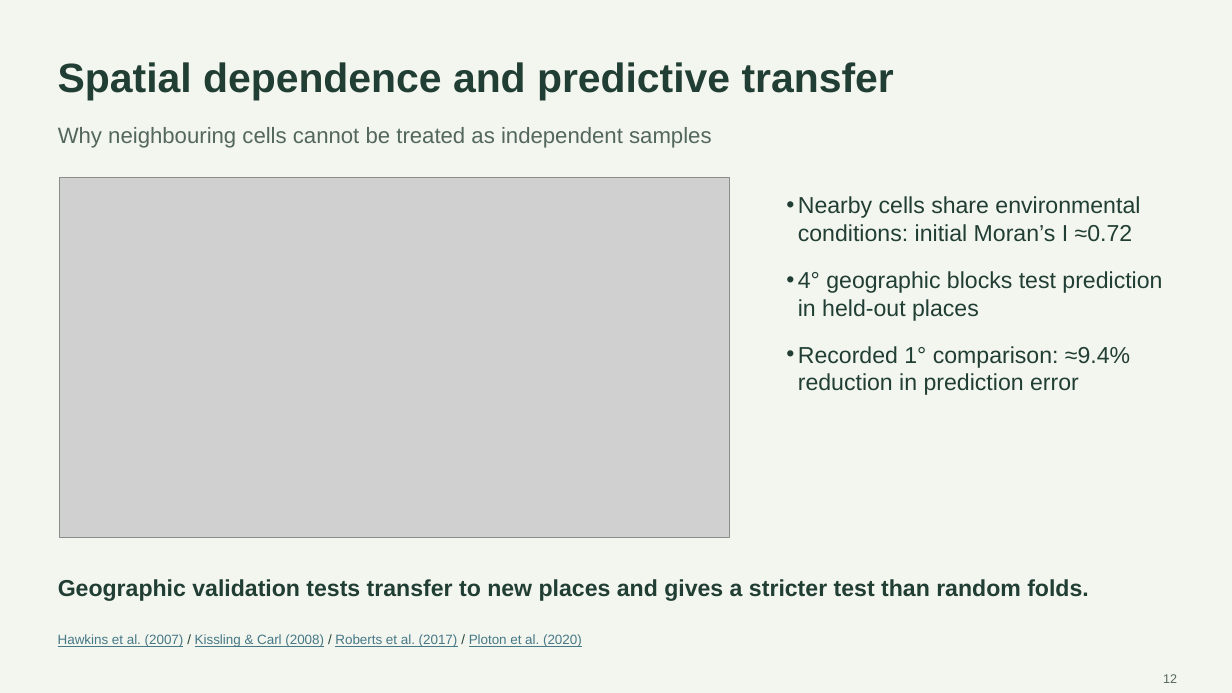
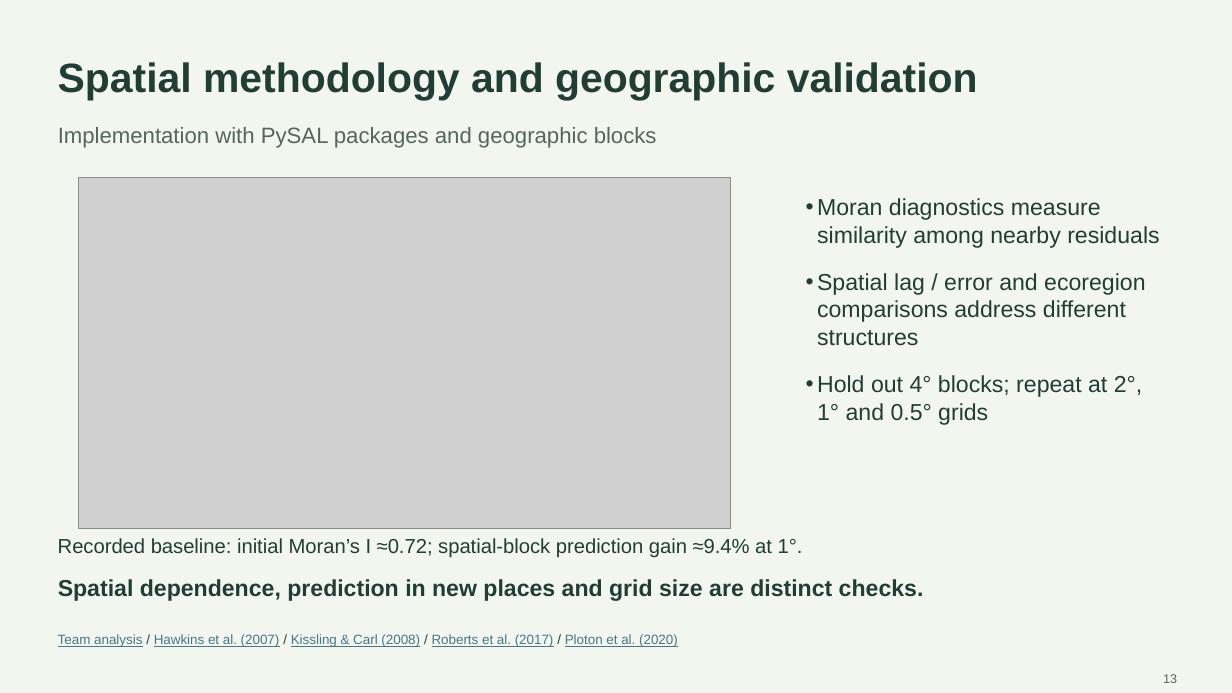
Before and after one commit to Devansh061105/Course-Project-EVST, a slide deck: slide 13 of presentation/final/Final_Evaluation_Biodiversity_Productivity.pptx (slide 12 before the commit). Drawn at 1232x693 pixels with LibreOffice and Linux fonts; fonts in the diff are those of the drawing; grey boxes stand for pictures. Boxes give left, top, right and bottom in pixels: in the first picture for what was removed or moved away, otherwise in the second. Text is boxed around its words. In the diff, an @@ line names an element or a change of style, - is before the commit and + after.

```diff
--- a/presentation/final/Final_Evaluation_Biodiversity_Productivity.pptx
+++ b/presentation/final/Final_Evaluation_Biodiversity_Productivity.pptx
@@ text at [58,62,978,101]: text changed @@
-Spatial dependence and predictive transfer
+Spatial methodology and geographic validation
@@ text at [58,127,657,148]: text changed @@
-Why neighbouring cells cannot be treated as independent samples
+Implementation with PySAL packages and geographic blocks
@@ picture: place and size @@
-picture at [60,177,730,539]
+picture at [79,177,731,529]
@@ text at [817,198,1159,425]: text changed @@
-• Nearby cells share environmental conditions: initial Moran’s I ≈0.72
-• 4° geographic blocks test prediction in held-out places
-• Recorded 1° comparison: ≈9.4% reduction in prediction error
+• Moran diagnostics measure similarity among nearby residuals
+• Spatial lag / error and ecoregion comparisons address different structures
+• Hold out 4° blocks; repeat at 2°, 1° and 0.5° grids
@@ text added at [58,538,803,558], 15.8 pt, text #213E34 @@
+Recorded baseline: initial Moran’s I ≈0.72; spatial-block prediction gain ≈9.4% at 1°.
@@ text at [58,579,924,601]: text changed @@
-Geographic validation tests transfer to new places and gives a stricter test than random folds.
+Spatial dependence, prediction in new places and grid size are distinct checks.
@@ text at [58,634,678,647]: text changed @@
-Hawkins et al. (2007) / Kissling & Carl (2008) / Roberts et al. (2017) / Ploton et al. (2020)
+Team analysis / Hawkins et al. (2007) / Kissling & Carl (2008) / Roberts et al. (2017) / Ploton et al. (2020)
```
Also in this commit, not shown: 29 other slides changed, 9 slides added, 5 slides removed, 6 other files.
